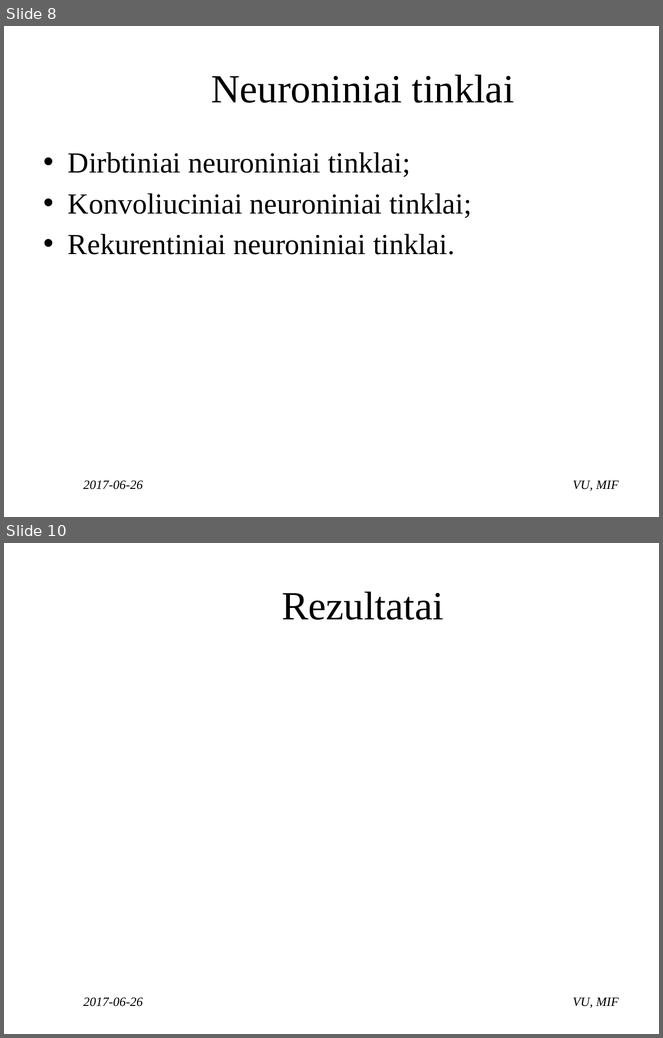
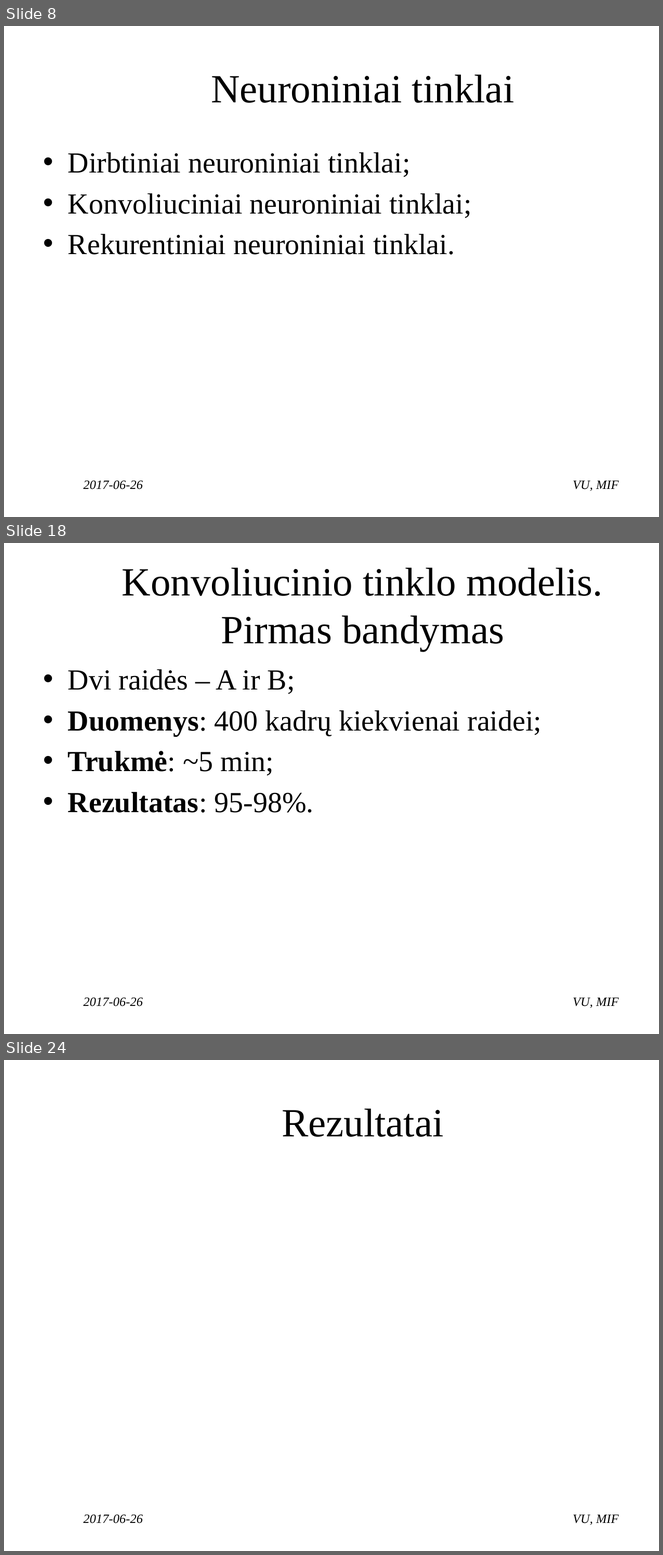
Before and after one commit to ambrazasp/Sign-Language-Recognition, a slide deck: Gestų kalbos atpažinimas naudojant internetinę kamerą.pptx. Shown one above the other, each under a label of ours: slides 8 and 10 before the commit, slides 8, 18 and 24 after it; the slides between them are not shown. The pictures are 663x1038 and 663x1555 pixels, drawn with LibreOffice and Linux fonts; fonts in the diff are those of the drawing; background and template pictures are left out. Boxes give left, top, right and bottom in pixels: in the first picture for what was removed or moved away, otherwise in the second. Text is boxed around its words. In the diff, an @@ line names an element or a change of style, - is before the commit and + after.

```diff
--- a/Gestų kalbos atpažinimas naudojant internetinę kamerą.pptx
+++ b/Gestų kalbos atpažinimas naudojant internetinę kamerą.pptx
@@ slide 18 added at box(4, 543, 659, 1034), background #FFFFFF @@
@@ title added at box(122, 567, 603, 651), 44 pt, text #000000 @@
+Konvoliucinio tinklo modelis.
+Pirmas bandymas
@@ text added at box(68, 669, 542, 813), 32 pt, text #000000 @@
+• Dvi raidės – A ir B;
+• Duomenys: 400 kadrų kiekvienai raidei;
+• Trukmė: ~5 min;
+• Rezultatas: 95-98%.
@@ text added at box(84, 997, 143, 1007), 14 pt, text #000000, italic @@
+2017-06-26
@@ text added at box(573, 998, 619, 1008), 14 pt, text #000000, italic @@
+VU, MIF
@@ what was slide 10 is now slide 24 @@
```
Also in this commit, not shown: 3 slides changed, 13 other slides added, 2 other files.
